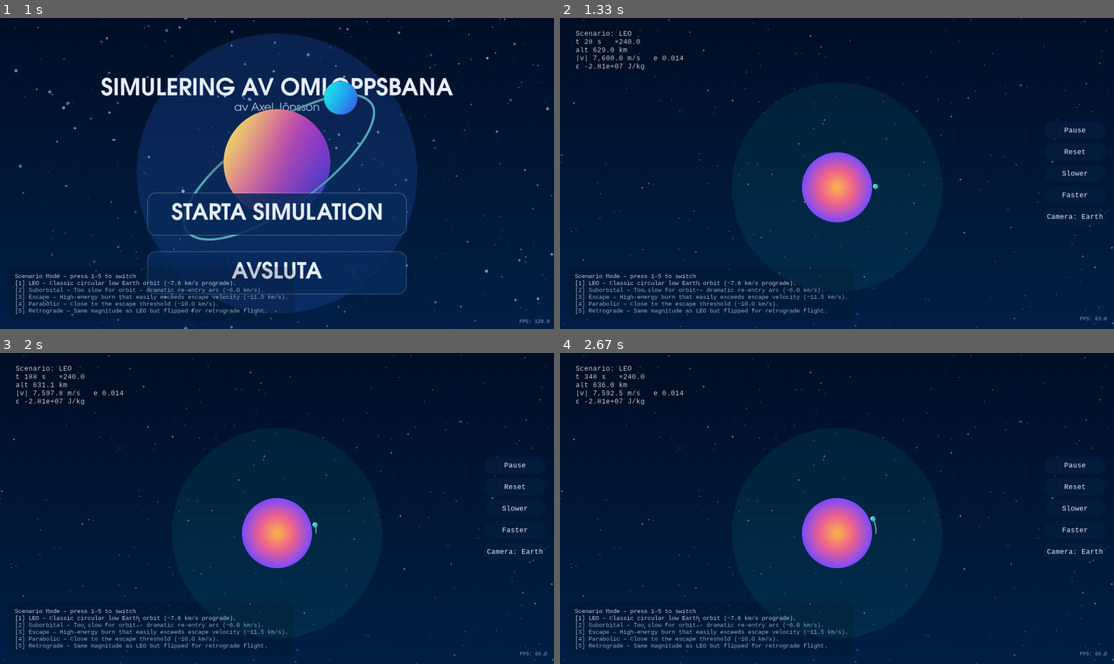
Above: before the commit, frames 1-4 (two rows, left to right).
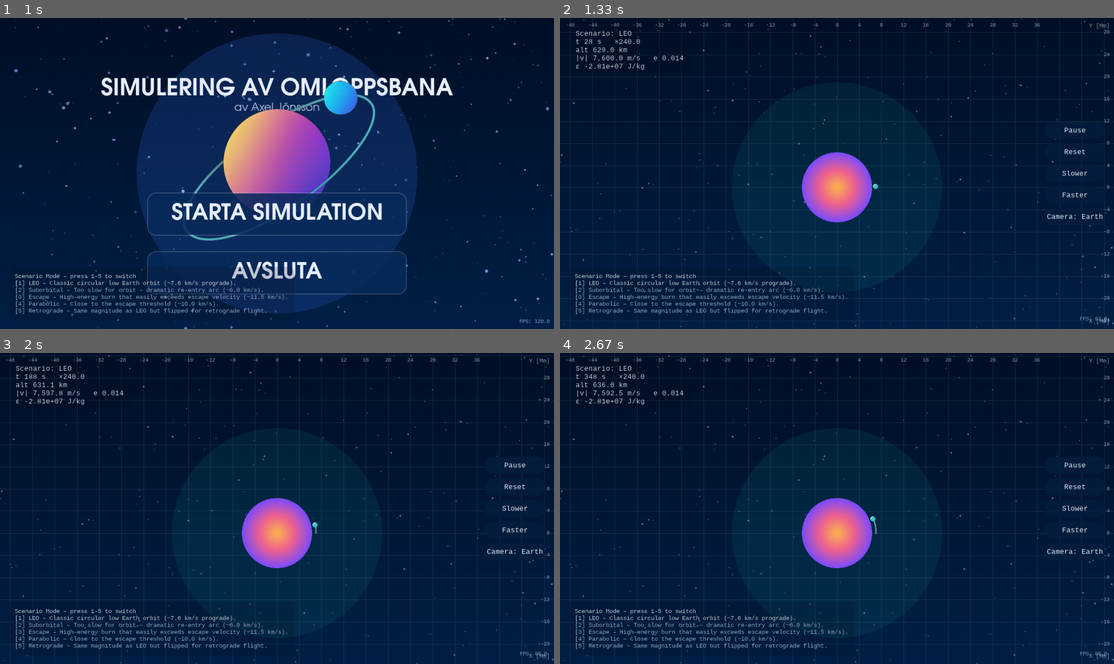
Above: after the commit, the same moments.

Repository: askel-dev/gymnasiearbete-omloppsbana
Game: pygame game, started from src/orbit_pygame.py
Same seed, same stepped clock (60 frames per second), same inputs: the game is played once before the commit and once after it.
Inputs (mouse positions are in pixels of both pictures, inside the frame that each line leads up to):
- Up to frame 1 (1 s): tap G at 0.33 s
- Up to frame 2 (1.33 s): press the mouse at (837, 213) at 1.2 s; move the mouse to (848, 148) at 1.3 s
- Up to frame 3 (2 s): release the mouse at (304, 415) at 1.43 s; tap G at 1.5, 1.83 s
- Up to frame 4 (2.67 s): tap G at 2.17, 2.5 s

Frame 1 is identical in both runs. In frame 2, 0.4% of the frame differs, in the area x 1-100%, y 1-99%; in frame 3, 0.4%, in the area x 1-100%, y 0-99%; in frame 4, 0.4%.

Commit message:
Add toggleable coordinate grid overlay

Diff:
--- a/src/orbit_pygame.py
+++ b/src/orbit_pygame.py
@@ -325,6 +325,117 @@
         sx = int((base_x - offset_x) % WIDTH)
         sy = int((base_y + offset_y) % HEIGHT)
         surface.blit(star_surface, (sx - radius, sy - radius))
+
+
+def _format_megameters(value_m: float) -> str:
+    value_mm = value_m / 1_000_000.0
+    abs_mm = abs(value_mm)
+    if abs_mm >= 1000:
+        text = f"{value_mm:,.0f}"
+    elif abs_mm >= 100:
+        text = f"{value_mm:,.0f}"
+    elif abs_mm >= 10:
+        text = f"{value_mm:,.1f}"
+    else:
+        text = f"{value_mm:,.2f}"
+    return text.rstrip("0").rstrip(".")
+
+
+def draw_coordinate_grid(
+    surface: pygame.Surface,
+    ppm: float,
+    camera_center: tuple[float, float],
+    *,
+    tick_font: pygame.font.Font,
+    axis_font: pygame.font.Font,
+) -> None:
+    if ppm <= 0.0:
+        return
+
+    spacing = GRID_SPACING_METERS
+    spacing_px = spacing * ppm
+    if spacing_px <= 0.0:
+        return
+
+    if spacing_px < GRID_MIN_PIXEL_SPACING:
+        multiplier = max(1, math.ceil(GRID_MIN_PIXEL_SPACING / spacing_px))
+        spacing *= multiplier
+        spacing_px = spacing * ppm
+        if spacing_px < GRID_MIN_PIXEL_SPACING:
+            return
+
+    width, height = surface.get_size()
+    if width <= 0 or height <= 0:
+        return
+
+    cx, cy = camera_center
+    half_width_world = width / (2.0 * ppm)
+    half_height_world = height / (2.0 * ppm)
+    world_left = cx - half_width_world
+    world_right = cx + half_width_world
+    world_bottom = cy - half_height_world
+    world_top = cy + half_height_world
+
+    line_color = (*GRID_LINE_COLOR, GRID_LINE_ALPHA)
+
+    start_x = math.floor(world_left / spacing) * spacing
+    max_vertical = int(math.ceil((world_right - world_left) / spacing)) + 3
+    for i in range(max_vertical):
+        x_world = start_x + i * spacing
+        if x_world > world_right + spacing:
+            break
+        sx, _ = world_to_screen(x_world, cy, ppm, camera_center)
+        if -width <= sx <= 2 * width:
+            pygame.draw.line(surface, line_color, (sx, 0), (sx, height), 1)
+            if 0 <= sx <= width and GRID_LABEL_MARGIN < sx < width - 140:
+                label_text = _format_megameters(x_world)
+                if label_text:
+                    label_surf = tick_font.render(label_text, True, GRID_LABEL_COLOR)
+                    if GRID_LABEL_ALPHA < 255:
+                        label_surf = label_surf.copy()
+                        label_surf.set_alpha(GRID_LABEL_ALPHA)
+                    rect = label_surf.get_rect()
+                    rect.midtop = (sx, GRID_LABEL_MARGIN)
+                    if rect.bottom <= height:
+                        surface.blit(label_surf, rect)
+
+    start_y = math.floor(world_bottom / spacing) * spacing
+    max_horizontal = int(math.ceil((world_top - world_bottom) / spacing)) + 3
+    for i in range(max_horizontal):
+        y_world = start_y + i * spacing
+        if y_world > world_top + spacing:
+            break
+        _, sy = world_to_screen(cx, y_world, ppm, camera_center)
+        if -height <= sy <= 2 * height:
+            pygame.draw.line(surface, line_color, (0, sy), (width, sy), 1)
+            if 0 <= sy <= height and GRID_LABEL_MARGIN * 2 < sy < height - GRID_LABEL_MARGIN:
+                label_text = _format_megameters(y_world)
+                if label_text:
+                    label_surf = tick_font.render(label_text, True, GRID_LABEL_COLOR)
+                    if GRID_LABEL_ALPHA < 255:
+                        label_surf = label_surf.copy()
+                        label_surf.set_alpha(GRID_LABEL_ALPHA)
+                    rect = label_surf.get_rect()
+                    rect.midright = (width - GRID_LABEL_MARGIN, sy)
+                    if rect.left >= 0:
+                        surface.blit(label_surf, rect)
+
+    axis_color = GRID_LABEL_COLOR
+    axis_label = axis_font.render("X [Mm]", True, axis_color)
+    if GRID_AXIS_LABEL_ALPHA < 255:
+        axis_label = axis_label.copy()
+        axis_label.set_alpha(GRID_AXIS_LABEL_ALPHA)
+    axis_rect = axis_label.get_rect()
+    axis_rect.bottomright = (width - GRID_LABEL_MARGIN, height - GRID_LABEL_MARGIN)
+    surface.blit(axis_label, axis_rect)
+
+    y_axis_label = axis_font.render("Y [Mm]", True, axis_color)
+    if GRID_AXIS_LABEL_ALPHA < 255:
+        y_axis_label = y_axis_label.copy()
+        y_axis_label.set_alpha(GRID_AXIS_LABEL_ALPHA)
+    y_axis_rect = y_axis_label.get_rect()
+    y_axis_rect.topright = (width - GRID_LABEL_MARGIN, GRID_LABEL_MARGIN)
+    surface.blit(y_axis_label, y_axis_rect)
 
 
 @dataclass
@@ -570,6 +681,15 @@
 FPS_TEXT_ALPHA = int(255 * 0.6)
 STARFIELD_PARALLAX = 0.12
 
+GRID_SPACING_METERS = 1_000_000.0
+GRID_MIN_PIXEL_SPACING = 42.0
+GRID_LINE_COLOR = (200, 208, 220)
+GRID_LINE_ALPHA = 40
+GRID_LABEL_COLOR = (208, 216, 228)
+GRID_LABEL_ALPHA = 180
+GRID_AXIS_LABEL_ALPHA = 160
+GRID_LABEL_MARGIN = 10
+
 STARFIELD: list[dict[str, object]] = []
 MENU_PLANET_IMAGE_PATH = os.path.join(
     os.path.dirname(__file__), "..", "assets", "menu_planet.png"
@@ -808,10 +928,13 @@
     trail_surface = pygame.Surface(overlay_size, pygame.SRCALPHA)
     orbit_layer = pygame.Surface(overlay_size, pygame.SRCALPHA)
     label_layer = pygame.Surface(overlay_size, pygame.SRCALPHA)
+    grid_surface = pygame.Surface(overlay_size, pygame.SRCALPHA)
 
     clock = pygame.time.Clock()
     font = pygame.font.SysFont("consolas", 18)
     scenario_font = pygame.font.SysFont("consolas", 16)
+    grid_label_font = pygame.font.SysFont("consolas", 14)
+    grid_axis_font = pygame.font.SysFont("consolas", 16)
 
     def render_marker_label(
         surface: pygame.Surface,
@@ -999,6 +1122,7 @@
     ppm = PIXELS_PER_METER
     ppm_target = ppm
     real_time_speed = REAL_TIME_SPEED
+    grid_overlay_enabled = False
     camera_mode = "earth"
     camera_center = np.array([0.0, 0.0], dtype=float)
     camera_target = np.array([0.0, 0.0], dtype=float)
@@ -1299,10 +1423,13 @@
             trail_surface = pygame.Surface(overlay_size, pygame.SRCALPHA)
             orbit_layer = pygame.Surface(overlay_size, pygame.SRCALPHA)
             label_layer = pygame.Surface(overlay_size, pygame.SRCALPHA)
+            grid_surface = pygame.Surface(overlay_size, pygame.SRCALPHA)
 
         trail_surface.fill((0, 0, 0, 0))
         orbit_layer.fill((0, 0, 0, 0))
         label_layer.fill((0, 0, 0, 0))
+        if grid_overlay_enabled:
+            grid_surface.fill((0, 0, 0, 0))
         trail_drawn = False
         orbit_drawn = False
         labels_drawn = False
@@ -1316,6 +1443,9 @@
                     continue
                 if event.key in scenario_shortcut_map:
                     set_scenario(scenario_shortcut_map[event.key])
+                    continue
+                if event.key == pygame.K_g:
+                    grid_overlay_enabled = not grid_overlay_enabled
                     continue
                 if state == "running":
                     if event.key == pygame.K_SPACE:
@@ -1573,6 +1703,15 @@
         draw_starfield(screen, camera_center, ppm)
 
         camera_center_tuple = (float(camera_center[0]), float(camera_center[1]))
+        if grid_overlay_enabled:
+            draw_coordinate_grid(
+                grid_surface,
+                ppm,
+                camera_center_tuple,
+                tick_font=grid_label_font,
+                axis_font=grid_axis_font,
+            )
+            screen.blit(grid_surface, (0, 0))
         mouse_pos = pygame.mouse.get_pos()
         rmag = float(np.linalg.norm(r))
         earth_screen_pos = world_to_screen(0.0, 0.0, ppm, camera_center_tuple)
